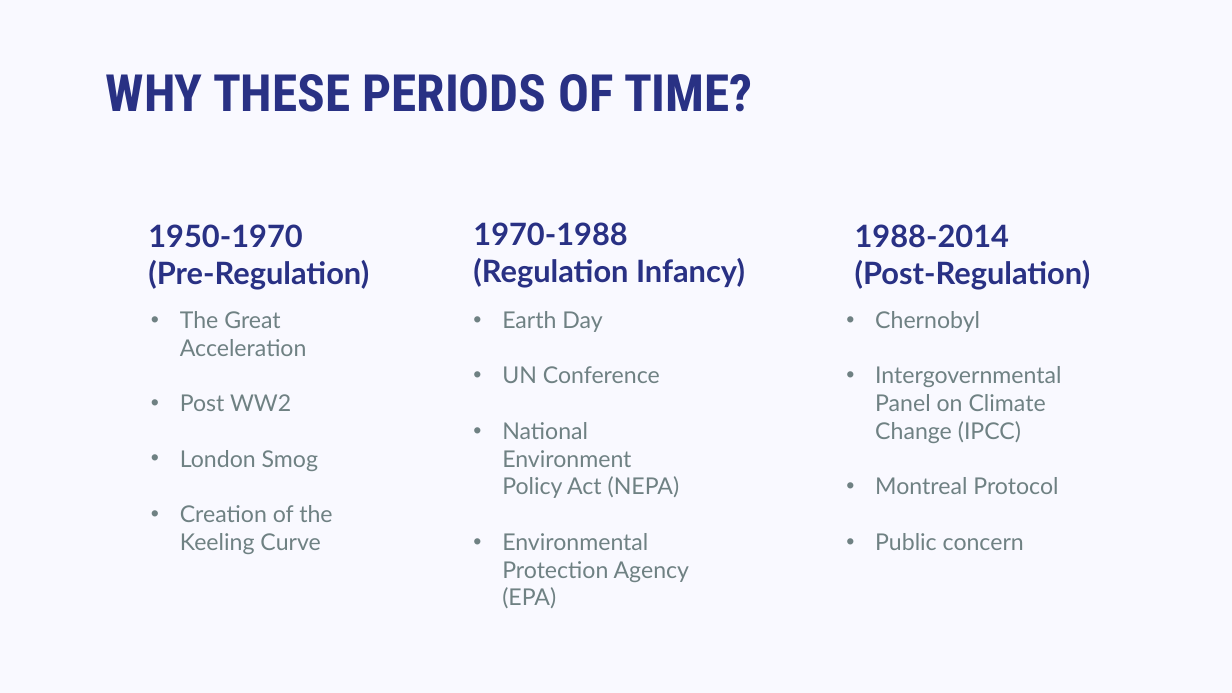
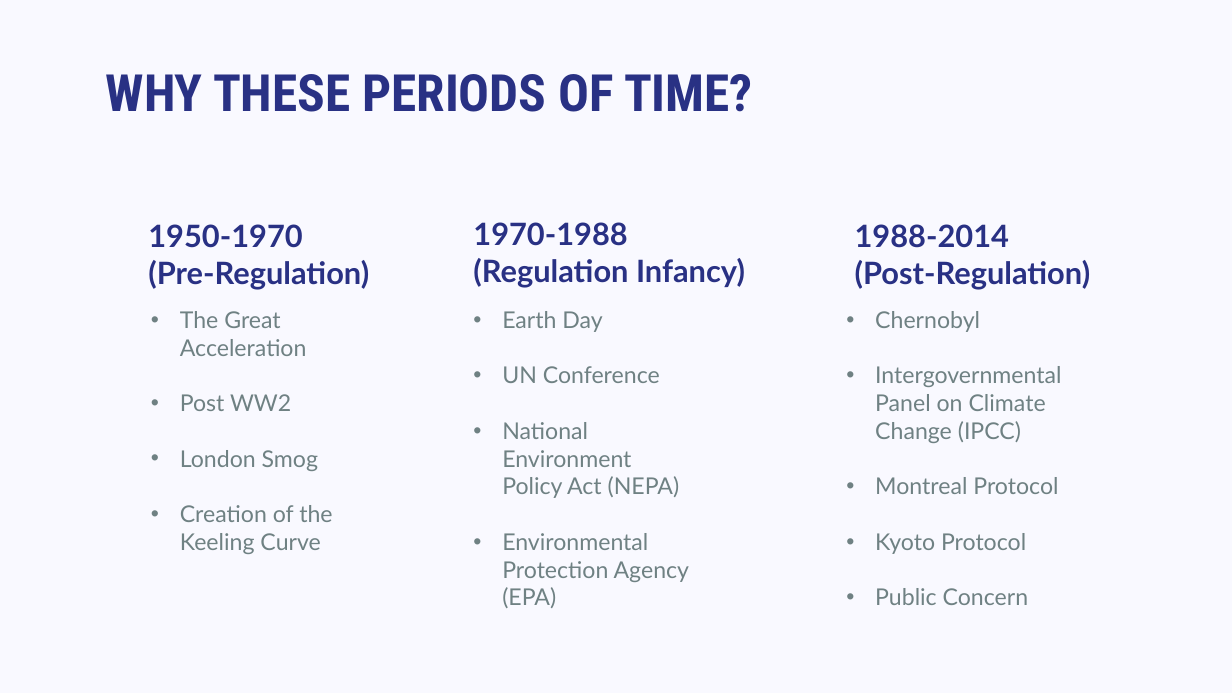
Before and after one commit to hkd8/Final-Project, a slide deck: slide 7 of FinalProject-ChengIteration2.pptx. Drawn at 1232x693 pixels with LibreOffice and Linux fonts; fonts in the diff are those of the drawing. Boxes give left, top, right and bottom in pixels: in the first picture for what was removed or moved away, otherwise in the second. Text is boxed around its words. In the diff, an @@ line names an element or a change of style, - is before the commit and + after.

```diff
--- a/FinalProject-ChengIteration2.pptx
+++ b/FinalProject-ChengIteration2.pptx
@@ text at <box>875,533,1029,605</box>: text changed @@
-• Public concern
+• Kyoto Protocol
+• Public Concern
```
Also in this commit, not shown: 4 other slides changed, 1 slide added, 1 slide removed, 5 other files.
